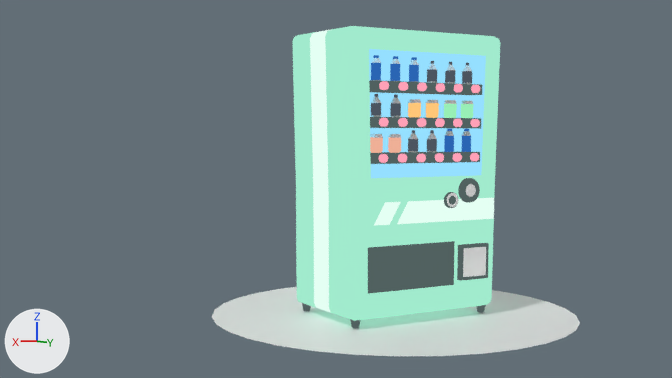
An edit to the Blender file Automaton.blend, drawn before and after from the same camera.
Camera for both pictures: the file's camera 'Camera'. The axes (+X, +Y, +Z) are drawn at lower left. The lights are the same throughout.

The older version as bpy lines, for what is in view:
```python
me_circle = bpy.data.meshes.new('Circle')
me_circle.from_pydata(...)  # 32 vertices, 1 face; spans x -1.0..1.0, y -1.0..1.0, z 0.0
me_circle.polygons.foreach_set('use_smooth', [True] * 1)
me_cube_003 = bpy.data.meshes.new('Cube.003')
me_cube_003.from_pydata(...)  # 12 vertices, 10 faces; spans x -1.0..1.0, y 0.37..1.0, z -1.0..1.0
me_cube_003.polygons.foreach_set('use_smooth', [True] * 10)
# faces by material slot: [9, 1]
me_cube_003.materials.append(mat_panels)
me_cube_003.materials.append(mat_metal)  # white #ffffff
me_cylinder = bpy.data.meshes.new('Cylinder')
me_cylinder.from_pydata(...)  # a 32-sided cut cone along z (radius 0.59 at the low end, 1.0 at the high end) spanning x -1.0..1.0, y -1.0..1.0, z -1.0..1.0
me_cylinder.polygons.foreach_set('use_smooth', [True] * 34)
me_cylinder.materials.append(mat_panels)
ob_ground = bpy.data.objects.new('Ground', me_circle)
ob_ground.location = (0.0, 0.0, -0.01)
ob_ground.scale = (5.41, 5.41, 5.41)
ob_legs = bpy.data.objects.new('Legs', me_cylinder)
ob_legs.location = (2.22, 1.37, 0.19)
ob_legs.scale = (0.167, 0.167, 0.167)
_m = ob_legs.modifiers.new('Mirror', 'MIRROR')
_m.use_axis = (True, True, False)
_m.mirror_object = ob_machine
ob_panel_001 = bpy.data.objects.new('Panel.001', me_cube_003)
ob_panel_001.location = (-1.61, 1.36, 1.64)
ob_panel_001.scale = (0.511, 0.429, 0.511)
# also in view: 'Shelves' at (0.0, 1.32, 5.66); 'Cylinder' at (-0.03, 1.7, 5.67); 'Machine' at (0.0, 0.0, 4.23)
```
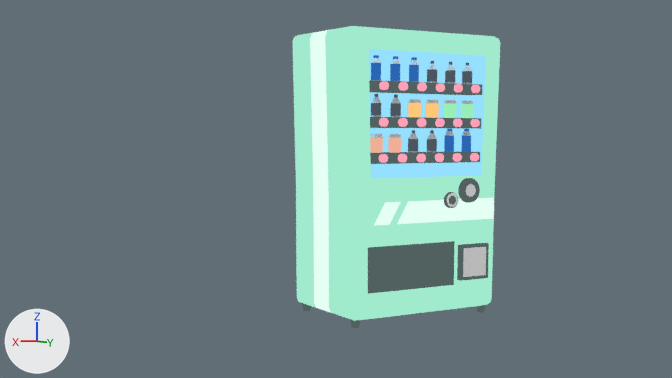
The change, as a diff of the scene's bpy script:
```diff
--- a/Automaton.blend.py
+++ b/Automaton.blend.py
@@ ob_legs @@
-ob_legs = bpy.data.objects.new('Legs', me_cylinder)
-ob_legs.location = (2.22, 1.37, 0.19)
-ob_legs.scale = (0.167, 0.167, 0.167)
-_m = ob_legs.modifiers.new('Mirror', 'MIRROR')
-_m.use_axis = (True, True, False)
-_m.mirror_object = ob_machine
@@ ob_ground @@
-ob_ground = bpy.data.objects.new('Ground', me_circle)
-ob_ground.location = (0.0, 0.0, -0.01)
-ob_ground.scale = (5.41, 5.41, 5.41)
```

Where the change shows, as pixel boxes [x1, y1, x2, y2] in the pictures (672 x 378 px):
'Ground', deleted
    before: [212, 287, 580, 356]
'Legs', deleted
    before: [302, 303, 486, 328]
